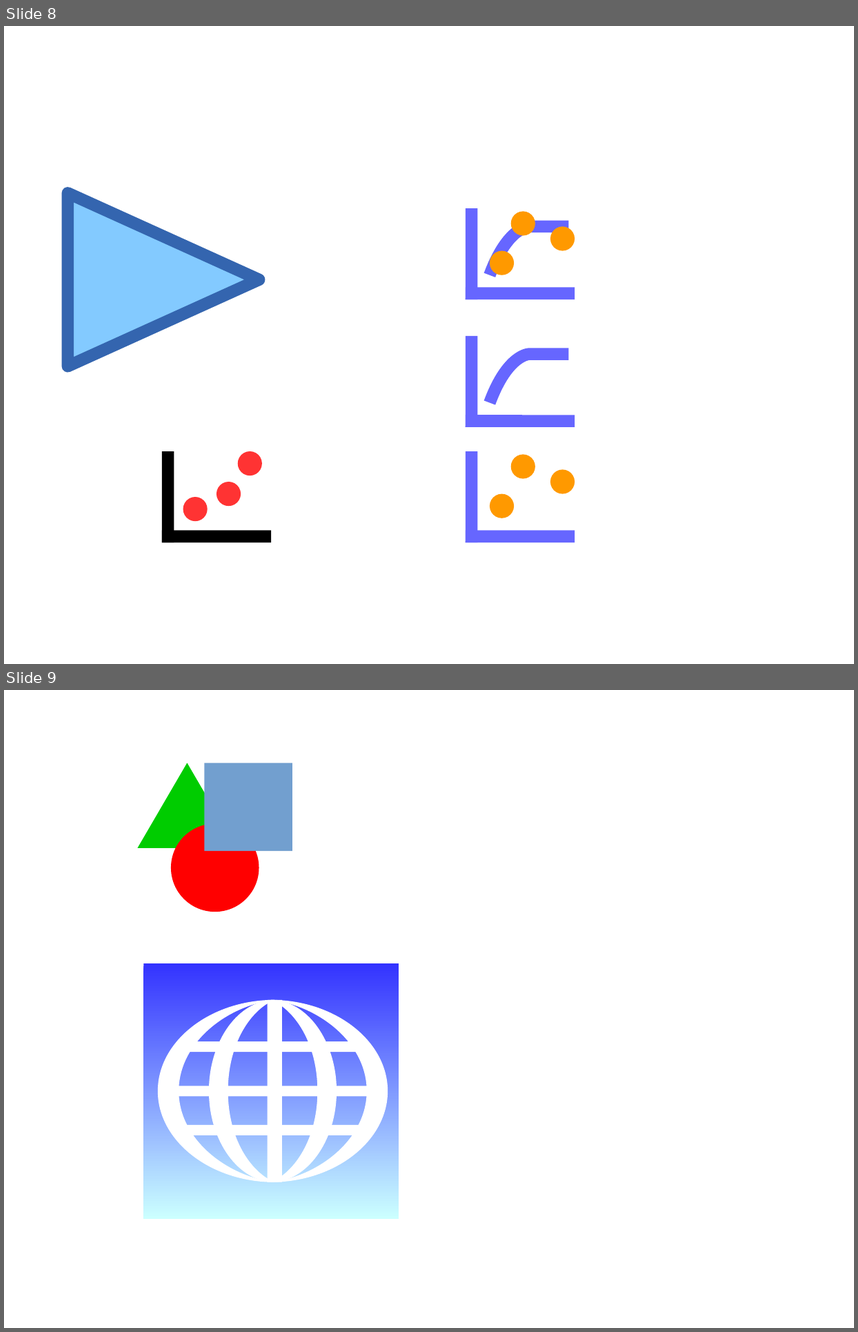
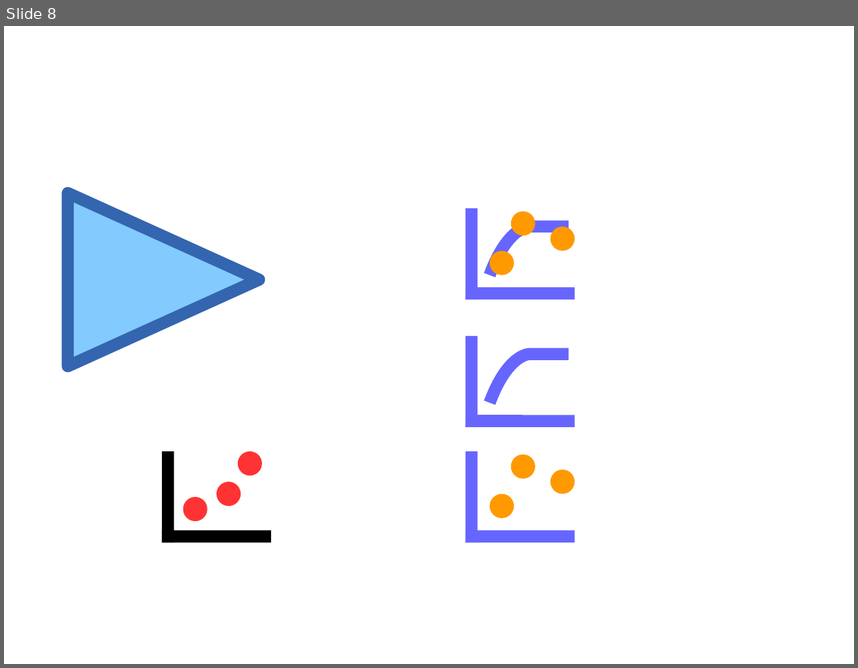
Before and after one commit to PauloCarvalhoRJ/gammaray, a slide deck: art/logo.odp. Shown one above the other, each under a label of ours: slides 8 and 9 before the commit, slide 8 after it. The pictures are 858x1332 and 858x668 pixels, drawn with LibreOffice and Linux fonts; fonts in the diff are those of the drawing. Boxes give left, top, right and bottom in pixels: in the first picture for what was removed or moved away, otherwise in the second. Text is boxed around its words. In the diff, an @@ line names an element or a change of style, - is before the commit and + after.

```diff
--- a/art/logo.odp
+++ b/art/logo.odp
@@ slide 9 removed at (x1=4, y1=690, x2=854, y2=1328), background #FFFFFF @@
@@ triangle removed at (x1=137, y1=762, x2=237, y2=847) @@
@@ rectangle removed at (x1=205, y1=762, x2=292, y2=851) @@
@@ ellipse removed at (x1=172, y1=823, x2=259, y2=911) @@
@@ rectangle removed at (x1=143, y1=963, x2=399, y2=1219) @@
@@ group removed at (x1=157, y1=1000, x2=388, y2=1182): 4 freeform shapes, 4 rectangles @@
```
Also in this commit, not shown: 2 slides added, 7 other files.
